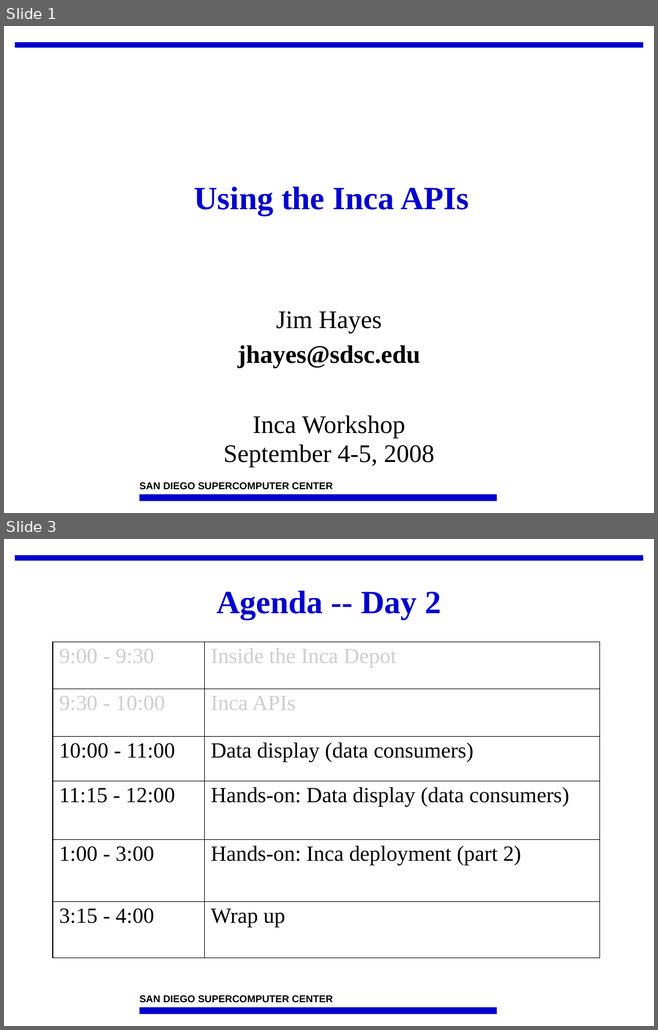
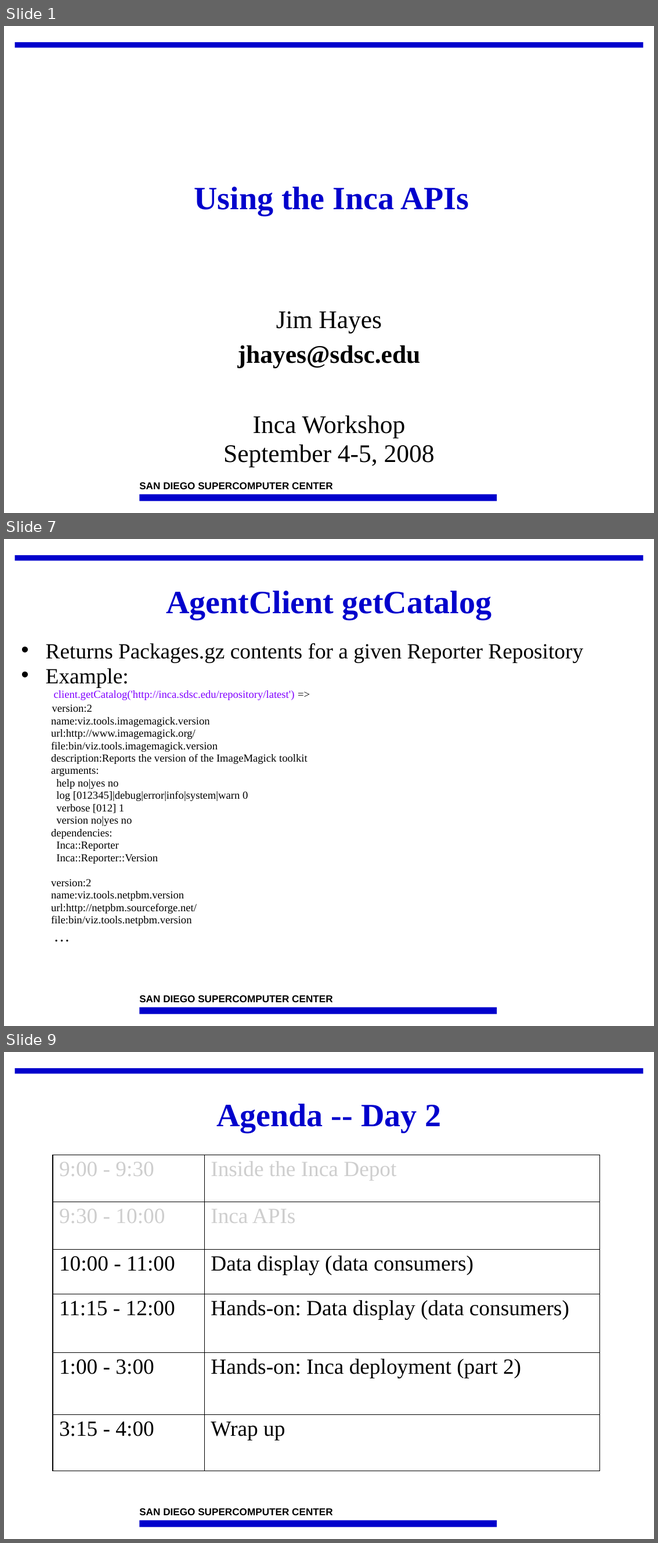
Before and after one commit to IncaProject/inca-xsede, a slide deck: talks/2008workshop/apis.ppt. Shown one above the other, each under a label of ours: slides 1 and 3 before the commit, slides 1, 7 and 9 after it; the slides between them are not shown. The pictures are 658x1030 and 658x1543 pixels, drawn with LibreOffice and Linux fonts; fonts in the diff are those of the drawing; background and template pictures are left out. Boxes give left, top, right and bottom in pixels: in the first picture for what was removed or moved away, otherwise in the second. Text is boxed around its words. In the diff, an @@ line names an element or a change of style, - is before the commit and + after.

```diff
--- a/talks/2008workshop/apis.ppt
+++ b/talks/2008workshop/apis.ppt
@@ slide 7 added at [4,539,654,1026], background #FFFFFF; not listed: 3 template elements that a slide beside it also shows @@
@@ title added at [166,591,491,620], 36 pt, text #0000CC, bold @@
+AgentClient getCatalog
@@ text added at [46,643,583,926], 12 pt, text #000000 @@
+• Returns Packages.gz contents for a given Reporter Repository
+• Example:
+  client.getCatalog('http://inca.sdsc.edu/repository/latest') =>
+version:2
+name:viz.tools.imagemagick.version
+url:http://www.imagemagick.org/
+file:bin/viz.tools.imagemagick.version
+description:Reports the version of the ImageMagick toolkit
+arguments:
+help no|yes no
+log [012345]|debug|error|info|system|warn 0
+verbose [012] 1
+version no|yes no
+dependencies:
+Inca::Reporter
+Inca::Reporter::Version
+version:2
+name:viz.tools.netpbm.version
+url:http://netpbm.sourceforge.net/
+file:bin/viz.tools.netpbm.version
+…
@@ what was slide 3 is now slide 9 @@
```
Also in this commit, not shown: 1 slide changed, 5 other slides added.
